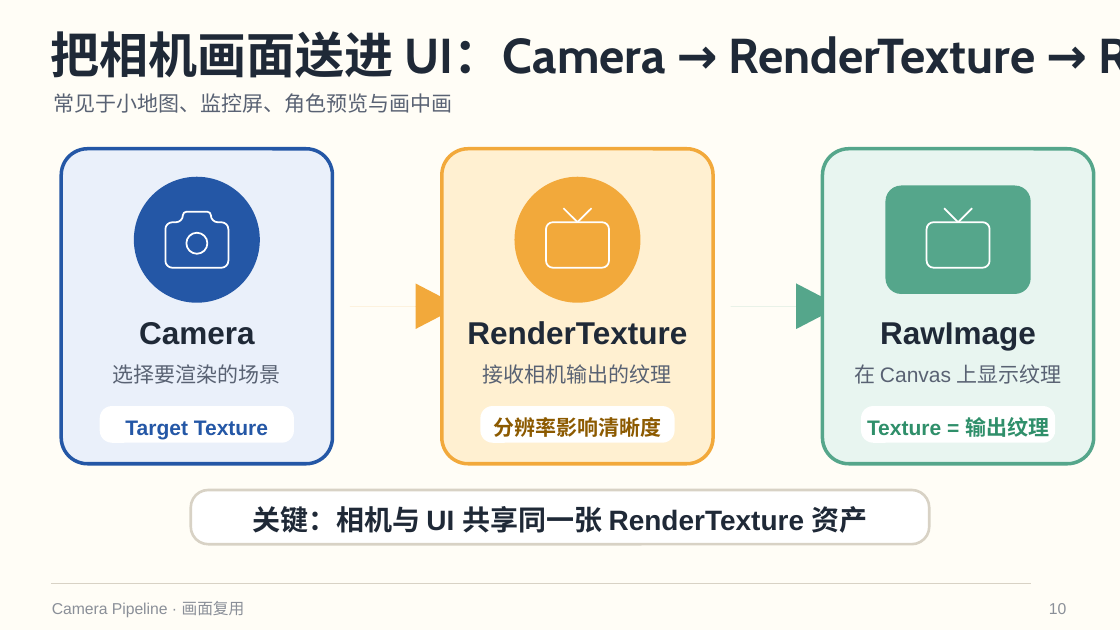
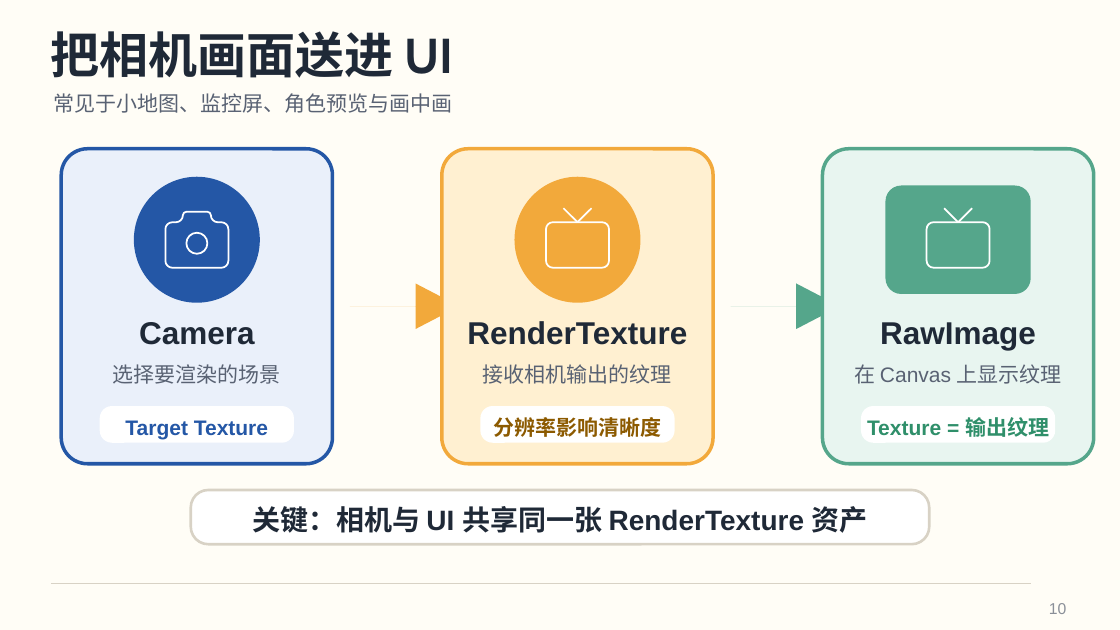
Before and after one commit to hakadao-max/Building, a slide deck: slide 10 of pdf/03_Unity基础_场景组件与打包.pptx. Drawn at 1120x630 pixels with LibreOffice and Linux fonts; fonts in the diff are those of the drawing. Boxes give left, top, right and bottom in pixels: in the first picture for what was removed or moved away, otherwise in the second. Text is boxed around its words. In the diff, an @@ line names an element or a change of style, - is before the commit and + after.

```diff
--- a/pdf/03_Unity基础_场景组件与打包.pptx
+++ b/pdf/03_Unity基础_场景组件与打包.pptx
@@ text at bbox=[51, 31, 454, 78]: text changed @@
-把相机画面送进 UI：Camera → RenderTexture → RawImage
+把相机画面送进 UI
@@ text removed at bbox=[52, 601, 245, 617] @@
-Camera Pipeline · 画面复用
```
Also in this commit, not shown: 11 other slides changed, 1 slide removed, 11 other files.
